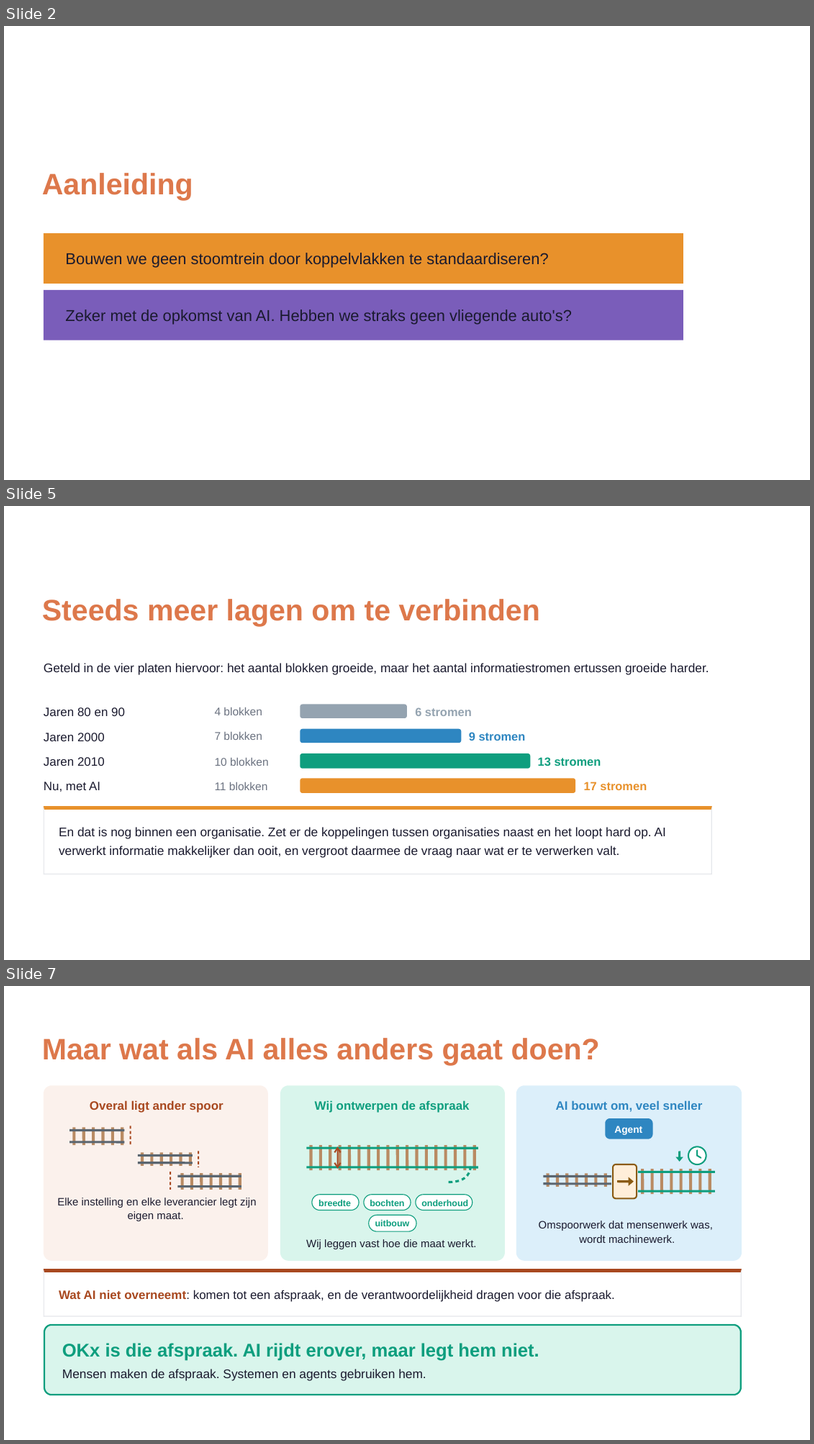
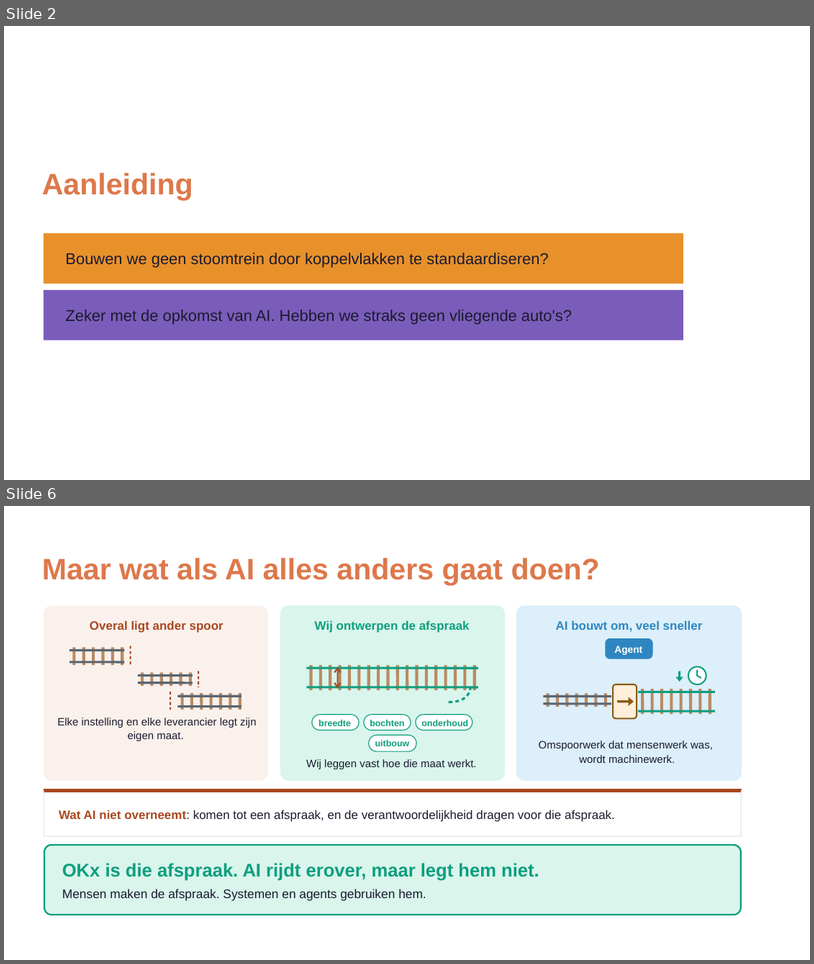
Before and after one commit to Npuls-OKx/meta, a slide deck: presentaties/export/260904_ai_houdbaarheid/260904_ai_houdbaarheid.pptx. Shown one above the other, each under a label of ours: slides 2, 5 and 7 before the commit, slides 2 and 6 after it; the slides between them are not shown. The pictures are 814x1444 and 814x964 pixels, drawn with LibreOffice and Linux fonts; fonts in the diff are those of the drawing; background and template pictures are left out. Boxes give left, top, right and bottom in pixels: in the first picture for what was removed or moved away, otherwise in the second. Text is boxed around its words. In the diff, an @@ line names an element or a change of style, - is before the commit and + after.

Commit message:
Trendslide zonder verzonnen aantallen, en het besluit erin
De twee historieslides zijn er een geworden. Onder de vier tijdvakken
loopt nu een lijnenpaar: onderdelen in een systeem tegen koppelingen en
datavraag, waarbij de tweede harder oploopt en met AI het hardst. De
absolute aantallen zijn eruit, want die waren niet na te tellen uit de
plaat ernaast.

Nieuw is de besluitslide, het punt waar alle drie de reviewers
onafhankelijk op uitkwamen. Het knelpunt staat er in een zin: de
oplossingsrichting wordt gedragen, maar gericht bouwen lukt niet omdat
onvoldoende scherp is wat er voor die afspraken nodig is. Gevraagd wordt
vaste capaciteit voor business-analyse en architectuur die de vraag uit
de instellingen vertaalt naar onderbouwde werkpakketten, met het gevolg
erbij als het niet komt. Datum en omvang staan als in te vullen gemarkeerd.

Relateert aan: #212

```diff
--- a/presentaties/export/260904_ai_houdbaarheid/260904_ai_houdbaarheid.pptx
+++ b/presentaties/export/260904_ai_houdbaarheid/260904_ai_houdbaarheid.pptx
@@ slide 5 removed at <box>4,506,810,960</box>, background picture (left out) @@
@@ freeform shape removed at <box>4,506,810,960</box> @@
@@ freeform shape removed at <box>4,506,810,960</box> @@
@@ text removed at <box>42,599,540,626</box> @@
-Steeds meer lagen om te verbinden
@@ text removed at <box>44,663,710,674</box> @@
-Geteld in de vier platen hiervoor: het aantal blokken groeide, maar het aantal informatiestromen ertussen groeide harder.
@@ text removed at <box>44,708,125,716</box> @@
-Jaren 80 en 90
@@ text removed at <box>215,708,262,716</box> @@
-4 blokken
@@ freeform shape removed at <box>300,704,406,718</box> @@
@@ text removed at <box>415,708,472,716</box> @@
-6 stromen
@@ text removed at <box>44,733,105,741</box> @@
-Jaren 2000
@@ text removed at <box>215,732,262,740</box> @@
-7 blokken
@@ freeform shape removed at <box>300,728,461,743</box> @@
@@ text removed at <box>469,732,526,741</box> @@
-9 stromen
@@ text removed at <box>44,757,105,766</box> @@
-Jaren 2010
@@ text removed at <box>215,758,269,766</box> @@
-10 blokken
@@ freeform shape removed at <box>300,754,531,769</box> @@
@@ text removed at <box>538,757,602,766</box> @@
-13 stromen
@@ text removed at <box>44,782,100,792</box> @@
-Nu, met AI
@@ text removed at <box>215,782,268,790</box> @@
-11 blokken
@@ freeform shape removed at <box>300,778,576,793</box> @@
@@ text removed at <box>584,782,647,790</box> @@
-17 stromen
@@ freeform shape removed at <box>44,806,712,874</box> @@
@@ freeform shape removed at <box>44,806,712,809</box> @@
@@ freeform shape removed at <box>44,806,44,874</box> @@
@@ freeform shape removed at <box>712,806,712,874</box> @@
@@ text removed at <box>59,827,666,839</box> @@
-En dat is nog binnen een organisatie. Zet er de koppelingen tussen organisaties naast en het loopt hard op. AI
@@ text removed at <box>59,846,620,858</box> @@
-verwerkt informatie makkelijker dan ooit, en vergroot daarmee de vraag naar wat er te verwerken valt.
@@ freeform shape removed at <box>44,874,712,875</box> @@
@@ what was slide 7 is now slide 6 @@
```
Also in this commit, not shown: 3 slides changed, 1 slide added, 2 other files.
